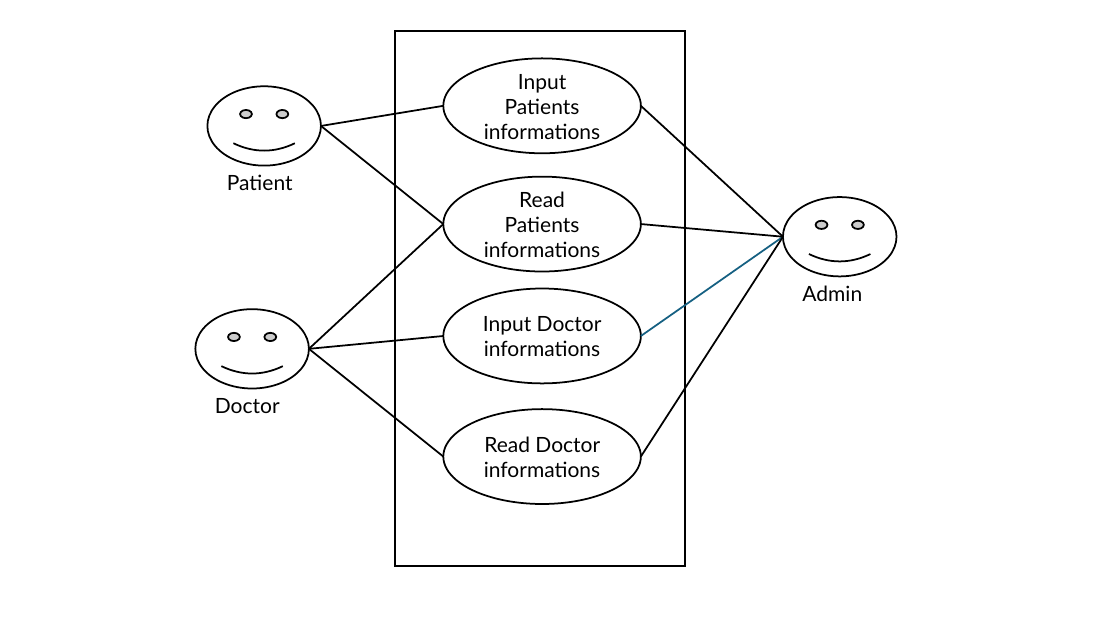
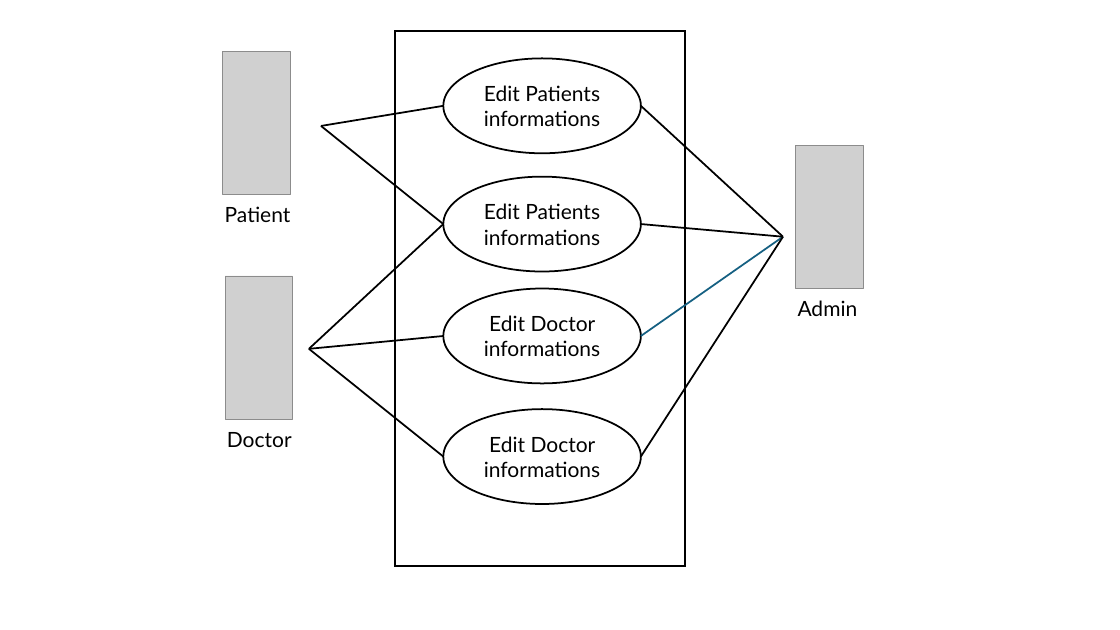
Before and after one commit to Andre-Benedetti/MSE-800-W3A5, a slide deck: slide 1 of W3A5-UML Diagram.pptx. Drawn at 1120x630 pixels with LibreOffice and Linux fonts; fonts in the diff are those of the drawing; grey boxes stand for pictures. Boxes give left, top, right and bottom in pixels: in the first picture for what was removed or moved away, otherwise in the second. Text is boxed around its words. In the diff, an @@ line names an element or a change of style, - is before the commit and + after.

```diff
--- a/W3A5-UML Diagram.pptx
+++ b/W3A5-UML Diagram.pptx
@@ picture added at [223,51,290,195] @@
@@ smiley face removed at [208,87,321,166] @@
@@ text in ellipse at [484,85,600,126]: text changed @@
-Input Patients informations
+Edit Patients informations
@@ picture added at [796,145,863,289] @@
@@ text "Patient": place and size @@
-text "Patient" at [227,174,293,190]
+text "Patient" at [225,206,291,222]
@@ text in ellipse at [484,203,600,245]: text changed @@
-Read Patients informations
+Edit Patients informations
@@ smiley face removed at [783,197,897,276] @@
@@ picture added at [225,276,292,420] @@
@@ text "Admin": place and size @@
-text "Admin" at [802,285,862,301]
+text "Admin" at [798,300,858,316]
@@ smiley face removed at [196,309,309,388] @@
@@ text in ellipse at [484,315,600,356]: text changed @@
-Input Doctor informations
+Edit Doctor informations
@@ text "Doctor": place and size @@
-text "Doctor" at [215,398,280,413]
+text "Doctor" at [227,432,292,447]
@@ text in ellipse at [484,436,600,477]: text changed @@
-Read Doctor informations
+Edit Doctor informations
```
